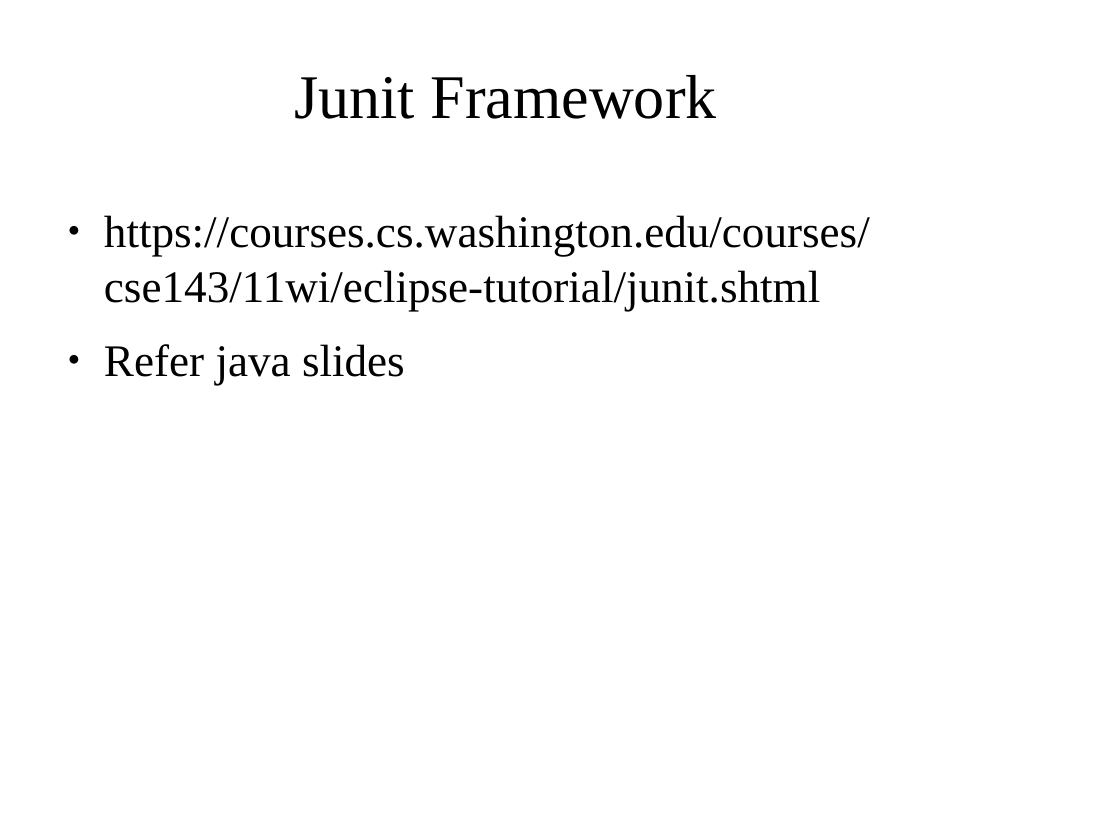
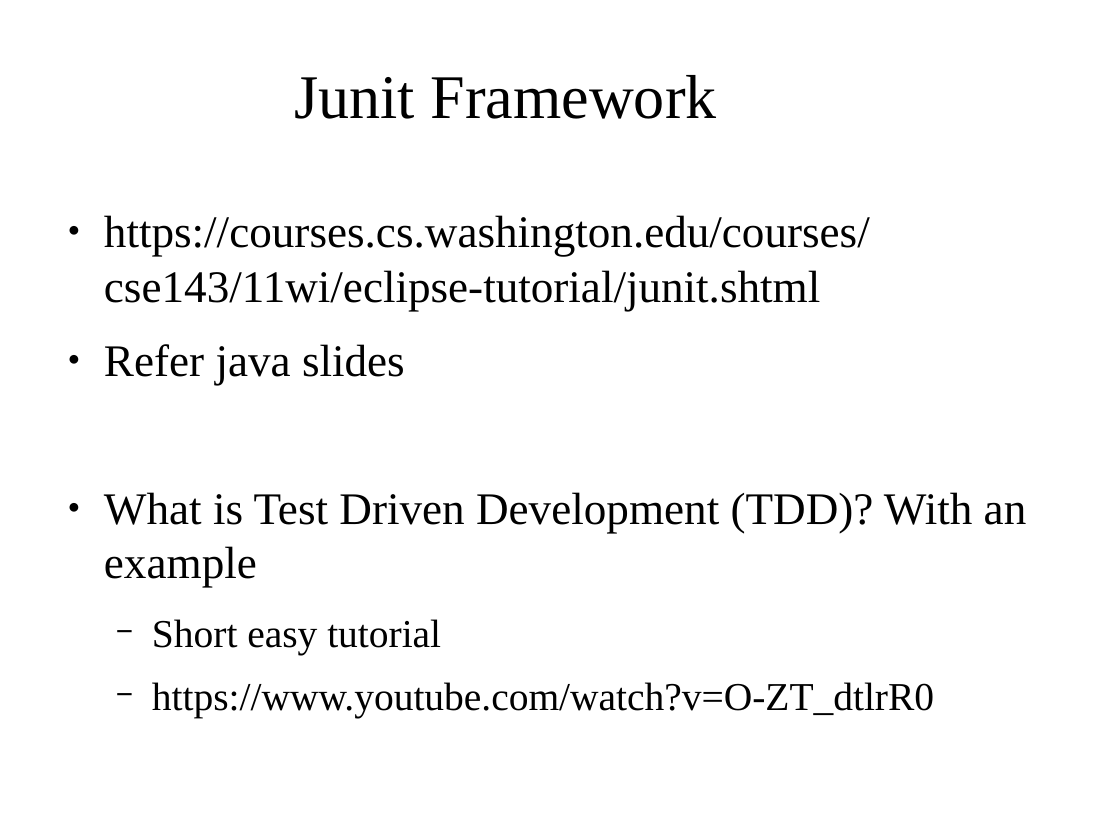
Before and after one commit to shikha-desai/Internship_PreWork, a slide deck: slide 9 of TDD/TDD_notes.odp (slide 8 before the commit). Drawn at 1120x840 pixels with LibreOffice and Linux fonts; fonts in the diff are those of the drawing; background and template pictures are left out. Boxes give left, top, right and bottom in pixels: in the first picture for what was removed or moved away, otherwise in the second. Text is boxed around its words. In the diff, an @@ line names an element or a change of style, - is before the commit and + after.

Commit message:
Updated TDD ppt

```diff
--- a/TDD/TDD_notes.odp
+++ b/TDD/TDD_notes.odp
@@ text at (104,492,1027,718): paragraphs added @@
+● What is Test Driven Development (TDD)? With an example
+  − Short easy tutorial
+  − https://www.youtube.com/watch?v=O-ZT_dtlrR0
```
Also in this commit, not shown: 1 slide added, 4 other files.
